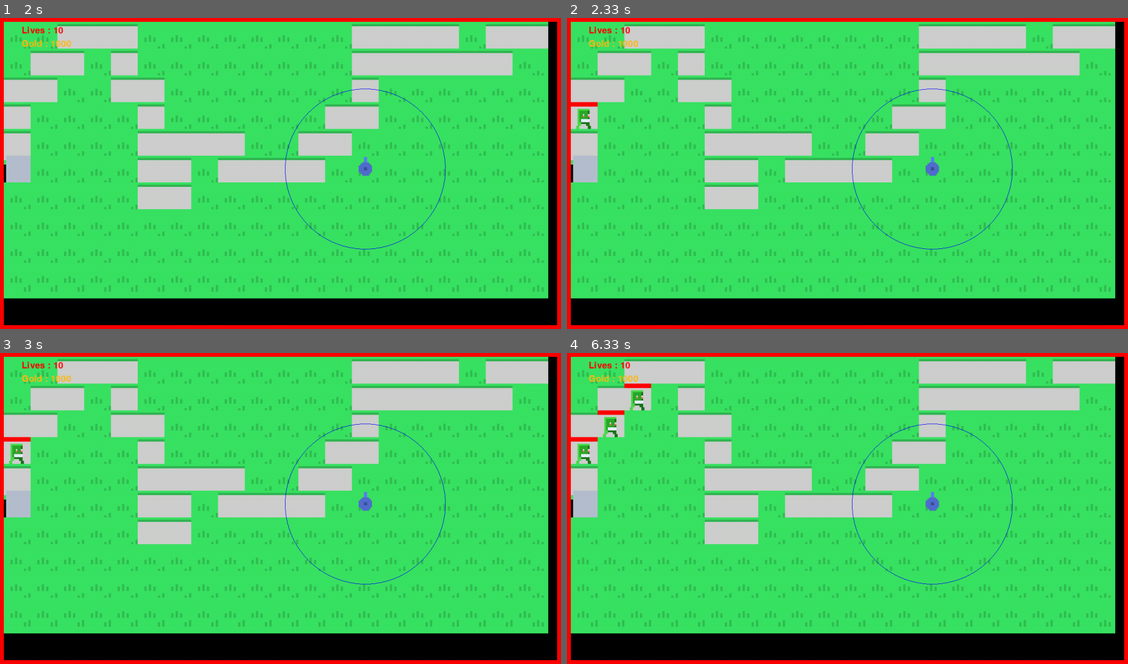
Above: before the commit, frames 1-4 (two rows, left to right).
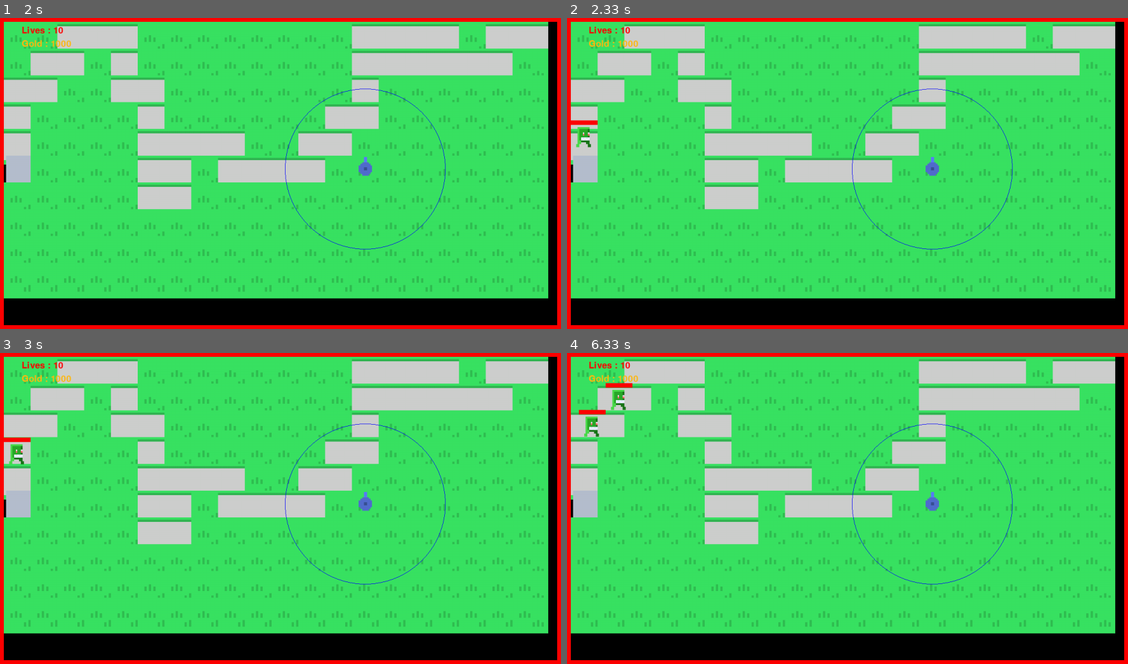
Above: after the commit, the same moments.

Repository: Al1babax/tower_defence_pygame
Game: pygame game, started from main.py
Same seed, same stepped clock (60 frames per second), same inputs: the game is played once before the commit and once after it.
Inputs:
- Up to frame 1 (2 s): no input
- Up to frame 2 (2.33 s): no input
- Up to frame 3 (3 s): no input
- Up to frame 4 (6.33 s): no input

Frame 1 is identical in both runs. In frame 2, 0.4% of the frame differs, in the area x 0-6%, y 26-42%; in frame 3, less than 0.1%; in frame 4, 1.0%, in the area x 0-16%, y 9-36%.

Commit message:
turret highlighting, enemy render based on real position

Diff:
--- a/Engine/enemy.py
+++ b/Engine/enemy.py
@@ -7,6 +7,8 @@
 File for enemy classes and logic.
 Currently, enemies cannot overlap so speed is not a factor.
 """
+# TODO: Enemy movement vector or real position has to be calculate differently, currently with slow speed goes through walls
+# TODO: The movement vector is not calculate correctly, somehow it is bigger than 1
 
 ENEMY_PATH = "assets/enemies"
 
@@ -154,6 +156,7 @@
 # General Enemy class with shared actions
 class Enemy:
     def __init__(self, enemy_type: str):
+        self.movement_vector: Optional[List[int]] = None
         self.enemy_type = enemy_type
 
         # Shortest path for the enemy to follow
@@ -186,7 +189,14 @@
 
         # Based on where the next shortest path is calculate the movement vector
         next_block = self.shortest_path[0]
-        self.enemy_movement_vector = (next_block[0] - self.previous_waypoint[0], next_block[1] - self.previous_waypoint[1])
+        self.movement_vector = (next_block[0] - self.previous_waypoint[0], next_block[1] - self.previous_waypoint[1])
+
+    def real_position_change(self):
+        # print(F"Movement vector: {self.enemy_movement_vector}")
+        enemy_movement_unit_vector = (self.movement_vector[0] / self.speed, self.movement_vector[1] / self.speed)
+
+        # Real position change based on enemy movement vector
+        self.real_position = (self.real_position[0] + enemy_movement_unit_vector[0], self.real_position[1] + enemy_movement_unit_vector[1])
 
     def move_forward(self, terrain: List[List], end_pos: List[List[int]], current_frame: int) -> bool:
         """
@@ -196,6 +206,8 @@
         :param terrain:
         :return: True if enemy reaches the end block and False otherwise
         """
+        self.real_position_change()
+
         # Make certain that enemy can move, use movement_speed of the enemy and frame difference
         # Use last move frame to calculate the time difference
         if current_frame - self.last_move_frame < self.speed:
@@ -206,7 +218,7 @@
         next_block = self.shortest_path.pop(0)
 
         # Calculate the movement vector
-        self.enemy_movement_vector = (next_block[0] - self.previous_waypoint[0], next_block[1] - self.previous_waypoint[1])
+        self.movement_vector = (next_block[0] - self.previous_waypoint[0], next_block[1] - self.previous_waypoint[1])
 
         # Make certain next block is not occupied by another enemy
         if isinstance(terrain[next_block[0]][next_block[1]], Enemy):
--- a/Engine/game.py
+++ b/Engine/game.py
@@ -79,6 +79,13 @@
             # Move enemy
             enemy_reach_end = enemy.move_forward(self.level.terrain, self.level.end_blocks, self.frame)
 
+            # Print enemy shortest path
+            if abs(enemy.movement_vector[0]) > 0 and abs(enemy.movement_vector[1]) > 0:
+                # print("Current waypoint: ", enemy.previous_waypoint)
+                # print("Next waypoint: ", enemy.shortest_path[0])
+                # print("movement vector: ", enemy.movement_vector)
+                pass
+
             if enemy_reach_end:
                 # If enemy reached the end, remove enemy from the list, remove 0 terrain block from the position
                 # and remove 1 life from the player
--- a/Engine/level.py
+++ b/Engine/level.py
@@ -32,7 +32,7 @@
         # Define waves of enemies (Later defined on a separate file)
         self.waves = {
             0: {
-                "normal": 5,
+                "normal": 2,
                 "buff": 0
             },
             1: {
@@ -223,6 +223,7 @@
 
         # Save enemy position
         enemy.previous_waypoint = random_start
+        enemy.real_position = random_start
 
         # Add enemy to the list of enemies
         self.enemies.append(enemy)
--- a/Engine/render.py
+++ b/Engine/render.py
@@ -7,6 +7,7 @@
 Class to render the game to the screen
 """
 
+# TODO: Still something wrong with turret rotation, only works for some angles
 # TODO: Render the bullet of the tower
 # TODO: Features to add: upgrade tower, sell tower, buy tower
 # TODO: menu to start new game, pause game, exit game
@@ -187,6 +188,9 @@
         self.money_font: object = None
         self.money_text: object = None
 
+        self.mouse_block_pos = None
+        self.mouse_abs_pos = None
+
         # Get the game window to show up
         self.create_game_window()
 
@@ -232,8 +236,8 @@
         health_bar_width = int((enemy.current_hp / enemy.max_hp) * self.block_size)
         health_bar_height = self.block_size // 6
 
-        health_bar_x_pos = SCREEN_X_POS + (enemy.previous_waypoint[1] * self.block_size)
-        health_bar_y_pos = SCREEN_Y_POS + (enemy.previous_waypoint[0] * self.block_size)
+        health_bar_x_pos = SCREEN_X_POS + (enemy.real_position[1] * self.block_size)
+        health_bar_y_pos = SCREEN_Y_POS + (enemy.real_position[0] * self.block_size)
         health_rect = pygame.Rect(health_bar_x_pos, health_bar_y_pos, health_bar_width, health_bar_height)
 
         return health_rect
@@ -251,8 +255,8 @@
             enemy_sprite = Sprite(sprite_category=sprite_category, sprite_type=sprite_type, enemy_action=enemy_action,
                                   size=(self.block_size, self.block_size))
 
-            enemy_x_pos = self.block_size * enemy.previous_waypoint[1] + SCREEN_X_POS
-            enemy_y_pos = self.block_size * enemy.previous_waypoint[0] + SCREEN_Y_POS
+            enemy_x_pos = self.block_size * enemy.real_position[1] + SCREEN_X_POS
+            enemy_y_pos = self.block_size * enemy.real_position[0] + SCREEN_Y_POS
 
             self.game_window.blit(enemy_sprite.get_sprite(), (enemy_x_pos, enemy_y_pos))
 
@@ -306,6 +310,46 @@
         self.game_window.blit(self.lives_text, (self.block_size, self.block_size // 2))
         self.game_window.blit(self.money_text, (self.block_size, self.block_size))
 
+    def get_mouse_pos(self):
+        # Get mouse position (x, y) based on level grid
+        self.mouse_abs_pos = pygame.mouse.get_pos()
+        mouse_relative_pos = (self.mouse_abs_pos[0] - SCREEN_X_POS, self.mouse_abs_pos[1] - SCREEN_Y_POS)
+        mouse_x_pos = mouse_relative_pos[0] // self.block_size
+        mouse_y_pos = mouse_relative_pos[1] // self.block_size
+
+        self.mouse_block_pos = (mouse_x_pos, mouse_y_pos)
+
+    def highlight_tower_slot(self):
+        # Highlight towerb block
+        tower_x_pos = SCREEN_X_POS + self.mouse_block_pos[0] * self.block_size
+        tower_y_pos = SCREEN_Y_POS + self.mouse_block_pos[1] * self.block_size
+        tower_rect = pygame.Rect(tower_x_pos, tower_y_pos, self.block_size, self.block_size)
+        pygame.draw.rect(self.game_window, "White", tower_rect, 1)
+
+    def handle_existing_tower(self):
+        left_click = pygame.mouse.get_pressed()[0]
+
+    def handle_empty_tower_slot(self):
+        left_click = pygame.mouse.get_pressed()[0]
+
+    def handle_mouse_events(self, tower_list: List[object], tower_slots):
+        from Engine.tower import Tower
+        tower_list: List[Tower] = tower_list
+
+        built_towers = [(tower.position[1], tower.position[0]) for tower in tower_list]
+
+        for tower in tower_slots:
+            tower_slot_pos = (tower[1], tower[0])
+            # Highlight tower block
+            if tower_slot_pos == self.mouse_block_pos:
+                self.highlight_tower_slot()
+
+                # Handle existing towers
+                if self.mouse_block_pos in built_towers:
+                    self.handle_existing_tower()
+                else:
+                    self.handle_empty_tower_slot()
+
     def render_game(self, render_package: dict):
         # Render enemies
         enemy_list = render_package["level"].enemies
@@ -356,6 +400,11 @@
 
         # Update various elements on screen
         self.render_game(render_package)
+
+        # Handles mouse events
+        self.get_mouse_pos()
+        self.handle_mouse_events(render_package["level"].towers, render_package["level"].tower_slots)
+
         pygame.display.update()
 
         return self.return_package
--- a/Engine/tower.py
+++ b/Engine/tower.py
@@ -133,7 +133,7 @@
             # Calculate the angle for turret
             # Eucledian distance between tower and enemy
             tower_x, tower_y = self.position[0], self.position[1]
-            enemy_x, enemy_y = enemy.previous_waypoint[0], enemy.previous_waypoint[1]
+            enemy_x, enemy_y = enemy.real_position[0], enemy.real_position[1]
             dx, dy = enemy_x - tower_x, enemy_y - tower_y
             dist_to_enemy = math.sqrt(dx ** 2 + dy ** 2)
 
